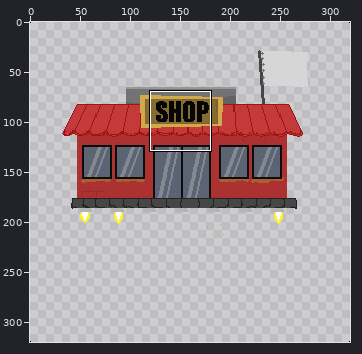
A pixel-art file gets an edit: public/assets/sprite_shop_red.aseprite. The picture above shows the old version from afar; the outline marks the close-up.
Close-up. Earlier state:
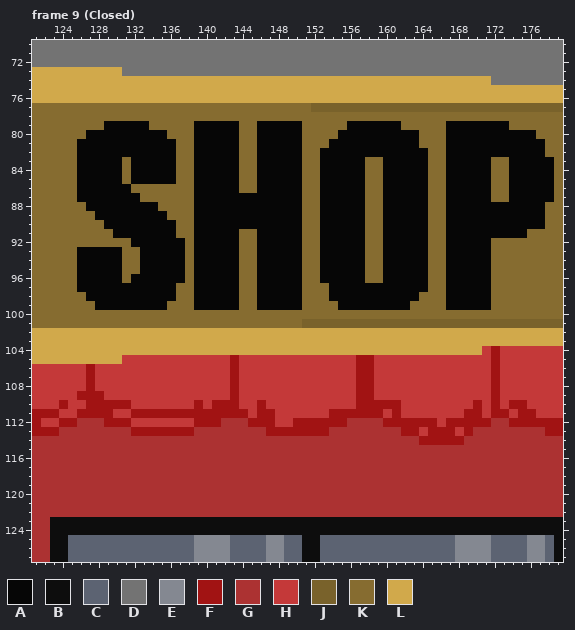
320x320 pixels, 12 frames. Colours within 5 levels of each other are drawn and written as one. Shown: frame 9 (Closed): x 121..179, y 70..127. The commit also changed other frames or places, which this record leaves out.
Visible layers, top first: "Shop lights", "Shop sign", "Roof", "Window shine", "Windows", "Window dirt", "Wall cracks", "Building", "Platform", "Fire", "Layer 2", "Layer 1".
Palette (. is transparent): A #060606  B #0d0d0d  C #5c6372  D #737373  E #848891  F #a11313  G #ac3232  H #c43939  J #79622b  K #866c30  L #d1a94b
Pixels before, frame 9 (Closed) (only the part around the change), first column x 121:
 99 KKKKKKKAAAAAAAAKKKAAAAAKKAAAAAKKKKAAAAAAAAKKKKAAAAAKKKKK
100 KKKKKKKKKKKKKKKKKKKKKKKKKKKKKKKKKKKKKKKKKKKKKKKKKKKKKKKK
101 KKKKKKKKKKKKKKKKKKKKKKKKKKKKKKJJJJJJJJJJJJJJJJJJJJJJJJJJ
102 LLLLLLLLLLLLLLLLLLLLLLLLLLLLLLLLLLLLLLLLLLLLLLLLLLLLLLLL
103 LLLLLLLLLLLLLLLLLLLLLLLLLLLLLLLLLLLLLLLLLLLLLLLLLLLLLLLL
104 LLLLLLLLLLLLLLLLLLLLLLLLLLLLLLLLLLLLLLLLLLLLLLLLLLHFHHHH
105 LLLLLLLLLLHHHHHHHHHHHHFHHHHHHHHHHHHHFFHHHHHHHHHHHHHFHHHH
106 HHHHHHFHHHHHHHHHHHHHHHFHHHHHHHHHHHHHFFHHHHHHHHHHHHHFHHHH
107 HHHHHHFHHHHHHHHHHHHHHHFHHHHHHHHHHHHHFFHHHHHHHHHHHHHFHHHH
108 HHHHHHFHHHHHHHHHHHHHHHFHHHHHHHHHHHHHFFHHHHHHHHHHHHHFHHHH
109 HHHHHFFFHHHHHHHHHHHHHHFHHHHHHHHHHHHHFFHHHHHHHHHHHHHFHHHH
110 HHHFHHFFFFFHHHHHHHFHFFFHHFHHHHHHHHHHFFFFFHHHHHHHHFHFHFFH
111 FFFHHFFFFHHFFFFFFFFFFFFFHFFHHHHHHFFFFFFHFHHHHHHHFFHFFHFF
112 FHHFFGGGFFFHHHHHHHFFFGGGFFFHHFFFFFFGGGGFFFFFFHFFFFFGGFFF
113 FFFGGGGGGGGFFFFFFFGGGGGGGGFFFFFFFGGGGGGGGFFHFFFHFGGGGGGG
114 GGGGGGGGGGGGGGGGGGGGGGGGGGGGGGGGGGGGGGGGGGGFFFFFGGGGGGGG
115 GGGGGGGGGGGGGGGGGGGGGGGGGGGGGGGGGGGGGGGGGGGGGGGGGGGGGGGG
116 GGGGGGGGGGGGGGGGGGGGGGGGGGGGGGGGGGGGGGGGGGGGGGGGGGGGGGGG
117 GGGGGGGGGGGGGGGGGGGGGGGGGGGGGGGGGGGGGGGGGGGGGGGGGGGGGGGG
118 GGGGGGGGGGGGGGGGGGGGGGGGGGGGGGGGGGGGGGGGGGGGGGGGGGGGGGGG
119 GGGGGGGGGGGGGGGGGGGGGGGGGGGGGGGGGGGGGGGGGGGGGGGGGGGGGGGG
120 GGGGGGGGGGGGGGGGGGGGGGGGGGGGGGGGGGGGGGGGGGGGGGGGGGGGGGGG
121 GGGGGGGGGGGGGGGGGGGGGGGGGGGGGGGGGGGGGGGGGGGGGGGGGGGGGGGG
122 GGGGGGGGGGGGGGGGGGGGGGGGGGGGGGGGGGGGGGGGGGGGGGGGGGGGGGGG
123 GGBBBBBBBBBBBBBBBBBBBBBBBBBBBBBBBBBBBBBBBBBBBBBBBBBBBBBB
124 GGBBBBBBBBBBBBBBBBBBBBBBBBBBBBBBBBBBBBBBBBBBBBBBBBBBBBBB
125 GGBBCCCCCCCCCCCCCCEEEECCCCEECCBBCCCCCCCCCCCCCCCEEEECCCCE
126 GGBBCCCCCCCCCCCCCCEEEECCCCEECCBBCCCCCCCCCCCCCCCEEEECCCCE
And afterwards:
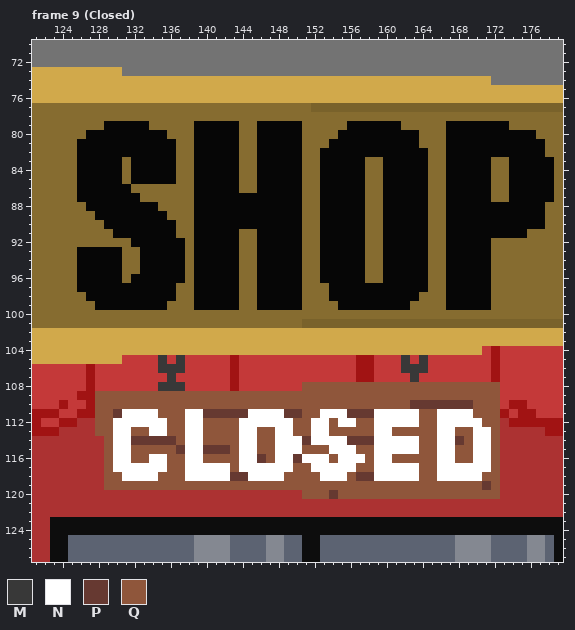
Colours new in this view: M #383838  N #ffffff  P #663931  Q #8f563b
Author's note on the commit: Make shops prettier :)
Changes in this commit:
layer "Open/Closed" added
Frame 9 (Closed), layer "Open/Closed":
y 105: x 135 H -> M; x 137 H -> M; x 162 H -> M; x 164 H -> M
y 106: x 135..137 HHH -> MMM; x 162..164 HHH -> MMM
y 107: x 136 H -> M; x 163 H -> M
y 108: x 135..137 HHH -> MMM; x 151..172 HHHHHHFFHHHHHHHHHHHHHF -> QQQQQQQQQQQQQQQQQQQQQQ
y 109: x 128..172 FHHHHHHHHHHHHHHFHHHHHHHHHHHHHFFHHHHHHHHHHHHHF -> QQQQQQQQQQQQQQQQQQQQQQQQQQQQQQQQQQQQQQQQQQQQQ
y 110: x 128..172 FFFFHHHHHHHFHFFFHHFHHHHHHHHHHFFFFFHHHHHHHHFHF -> QQQQQQQQQQQQQQQQQQQQQQQQQQQQQQQQQQQPPPPPPPQQQ
y 111: x 128..172 FFHHFFFFFFFFFFFFFHFFHHHHHHFFFFFFHFHHHHHHHFFHF -> QQPNNNNQQQNNPPPPPNNNNPPQQNNNPPPNNNNNQQNNNNQQQ
y 112: x 128..172 GFFFHHHHHHHFFFGGGFFFHHFFFFFFGGGGFFFFFFHFFFFFG -> QQNNNNNNQQNNQQQQNNNNNNQQNNQNNQQNNNNNQQNNNNNQQ
y 113: x 128..172 GGGGFFFFFFFGGGGGGGGFFFFFFFGGGGGGGGFFHFFFHFGGG -> QQNNQQNNQQNNQQQQNNQQNNQQNNQQQQQNNQQQQQNNQQNNQ
y 114: x 129..172 GGGGGGGGGGGGGGGGGGGGGGGGGGGGGGGGGGGFFFFFGGGG -> QNNPPPPPQNNQQQQNNQQNNNPNNNNPPPNNNNNQQNNPQNNQ
y 115: x 129..172 GGGGGGGGGGGGGGGGGGGGGGGGGGGGGGGGGGGGGGGGGGGG -> QNNQQQQQPNNPPPQNNQQNNNQQQNNNQQNNNNNQQNNQQNNQ
y 116: x 129..172 GGGGGGGGGGGGGGGGGGGGGGGGGGGGGGGGGGGGGGGGGGGG -> QNNQQNNQQNNQQQQNNPQNNPNNNQNNNQNNQQQQQNNQQNNQ
y 117: x 129..172 GGGGGGGGGGGGGGGGGGGGGGGGGGGGGGGGGGGGGGGGGGGG -> QNNNNNNQQNNNNNQNNNNNNQQNNNNNQQNNNNNQQNNNNNNQ
y 118: x 129..172 GGGGGGGGGGGGGGGGGGGGGGGGGGGGGGGGGGGGGGGGGGGG -> QQNNNNQQQNNNNNPPNNNNQQQQNNNQPPNNNNNQQNNNNNQQ
y 119: x 129..172 GGGGGGGGGGGGGGGGGGGGGGGGGGGGGGGGGGGGGGGGGGGG -> QQQQQQQQQQQQQQQQQQQQQQQQQQQQQQQQQQQQQQQQQQPQ
y 120: x 151..172 GGGGGGGGGGGGGGGGGGGGGG -> QQQPQQQQQQQQQQQQQQQQQQ
